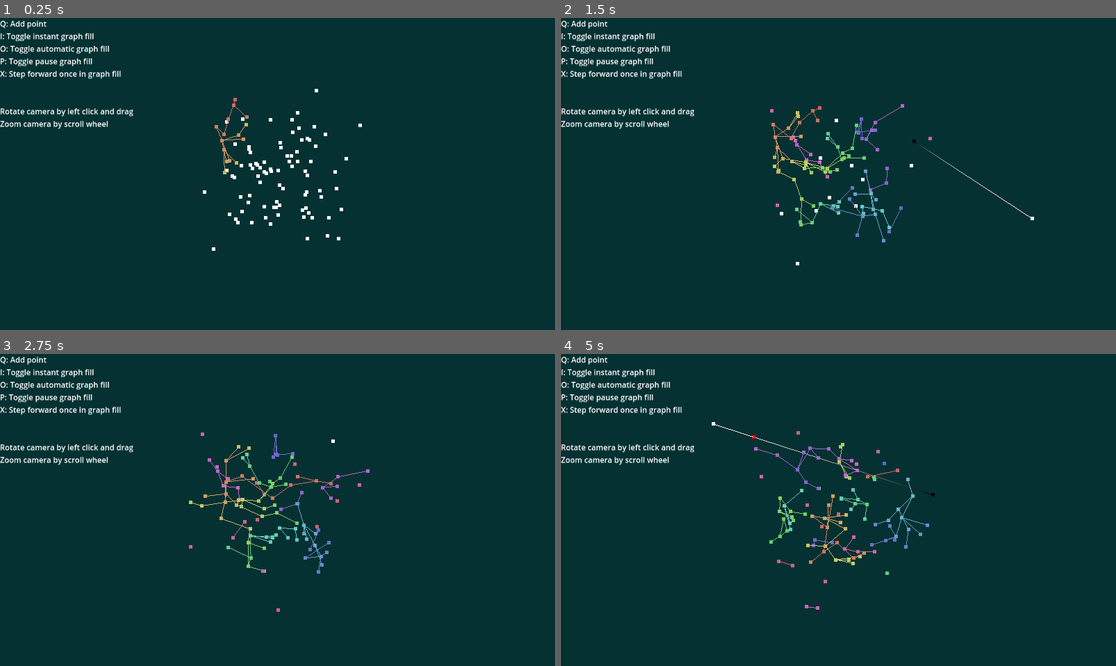
Above: before the commit, frames 1-4 (two rows, left to right).
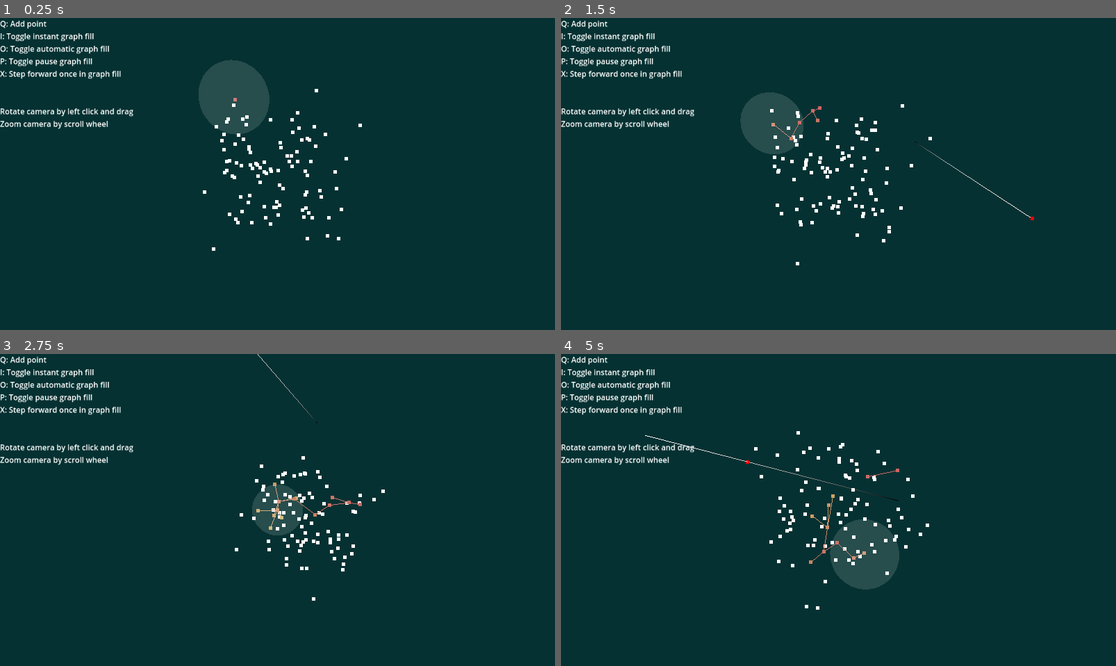
Above: after the commit, the same moments.

Repository: Homshnogen/Unit-Disk-Graph-3D
Game: Godot game, scene res://main.tscn
Two runs of this game, one before a commit and one after it. Both use one fixed random seed, a clock stepped at 60 frames per second and the inputs below.
Inputs (mouse positions are in pixels of both pictures, inside the frame that each line leads up to):
- Up to frame 1 (0.25 s): no input
- Up to frame 2 (1.5 s): move the mouse to (960, 158) at 0.52 s; hold X (step_forward) 0.53-1.25 s; tap Q (place_point) at 0.6 s; click (960, 158) at 0.67 s; tap K (test) at 0.8 s; drag from (727, 189) to (810, 236) at 1.27 s
- Up to frame 3 (2.75 s): tap Enter at 2 s; move the mouse to (333, 441) at 2.02 s; hold X (step_forward) from 2.03 s (still down); tap S (sphere_view, bound only after the commit) at 2.1 s; tap Q (place_point) at 2.3 s
- Up to frame 4 (5 s): release X (step_forward) at 2.75 s; tap R (reset_points) at 2.75 s; drag from (810, 572) to (672, 463) at 2.77 s; move the mouse to (1005, 556) at 3.52 s; press the mouse at (1005, 556) at 3.53 s; tap S (sphere_view, bound only after the commit) at 3.8 s; release the mouse at (1005, 556) at 4.25 s; drag from (672, 463) to (755, 432) at 4.27 s

The runs differ from the first frame. In frame 1, 2.5% of the frame differs, in the area x 35-49%, y 13-51%; in frame 2, 2.5%; in frame 3, 2.6%; in frame 4, 3.1%, in the area x 15-68%, y 21-82%.

Commit message:
added sphere around current point

Diff:
--- a/GimbalCamera.gd
+++ b/GimbalCamera.gd
@@ -11,7 +11,8 @@
 var camera : Camera3D
 var place_hint : MeshInstance3D
 var place_hint_vertices : PackedVector3Array
-var place_hint_point : MeshInstance3D
+var place_hint_point : Vector3
+var place_hint_point_mesh : MeshInstance3D
 # Called when the node enters the scene tree for the first time.
 func _ready():
 	active_pose = 0
@@ -61,24 +62,24 @@
 			#var pln := mousevec.cross(camera.project_ray_normal(Vector2(mouse.x, mouse.y + 1)))
 			#var t := pln.dot(camerapos-place_hint_vertices[0]) / pln.dot(place_hint_vertices[1] - place_hint_vertices[0])
 		t2 = clampf(t2, 0.00001, 0.99999)
-		var point := place_hint_vertices[0] + t2*(place_hint_vertices[1]-place_hint_vertices[0])
+		place_hint_point = place_hint_vertices[0] + t2*(place_hint_vertices[1]-place_hint_vertices[0])
 		#point = camera.project_position(point1, 1.0)
 
 		var array_mesh = ArrayMesh.new()
 		var arrs = []
 		arrs.resize(Mesh.ARRAY_MAX)
 		var colors : PackedColorArray = [Color.RED]
-		arrs[Mesh.ARRAY_VERTEX] = PackedVector3Array([point])
+		arrs[Mesh.ARRAY_VERTEX] = PackedVector3Array([place_hint_point])
 		arrs[Mesh.ARRAY_COLOR] = colors
 		array_mesh.add_surface_from_arrays(PrimitiveMesh.PRIMITIVE_POINTS, arrs)
 
 		var mesh_instance = MeshInstance3D.new()
 		mesh_instance.mesh = array_mesh
 		mesh_instance.set_surface_override_material(0, ResourceLoader.load("res://point_material.tres", "Material") as Material)
-		if place_hint_point :
-			place_hint_point.queue_free()
+		if place_hint_point_mesh :
+			place_hint_point_mesh.queue_free()
 		add_child(mesh_instance)
-		place_hint_point = mesh_instance
+		place_hint_point_mesh = mesh_instance
 	return
 	var tf := 1.0 - pow(0.01, delta) # 1 -> 0.99
 	camera.transform = camera.transform.interpolate_with(Poses[active_pose].transform, tf)
@@ -97,21 +98,21 @@
 	var lines : PackedInt32Array = [0, 1]
 	arrs[Mesh.ARRAY_VERTEX] = place_hint_vertices
 	arrs[Mesh.ARRAY_COLOR] = colors
-	array_mesh.add_surface_from_arrays(PrimitiveMesh.PRIMITIVE_POINTS, arrs)
+	# array_mesh.add_surface_from_arrays(PrimitiveMesh.PRIMITIVE_POINTS, arrs)
 	arrs[Mesh.ARRAY_INDEX] = lines
 	array_mesh.add_surface_from_arrays(PrimitiveMesh.PRIMITIVE_LINES, arrs)
 
 	var mesh_instance = MeshInstance3D.new()
 	mesh_instance.mesh = array_mesh
-	mesh_instance.set_surface_override_material(0, ResourceLoader.load("res://point_material.tres", "Material") as Material)
-	mesh_instance.set_surface_override_material(1, ResourceLoader.load("res://line_material.tres", "Material") as Material)
+	# mesh_instance.set_surface_override_material(0, ResourceLoader.load("res://point_material.tres", "Material") as Material)
+	mesh_instance.set_surface_override_material(0, ResourceLoader.load("res://line_material.tres", "Material") as Material)
 	if place_hint :
 		place_hint.queue_free()
 	add_child(mesh_instance)
 	place_hint = mesh_instance
 
 var local_camera_distance := 1.0
-
+var sphere_view := false
 func _input(event):
 	if event is InputEventScreenDrag:
 		print_debug("drag") # for touchscreens
@@ -135,11 +136,19 @@
 			local_camera_distance += 0.05
 			print(local_camera_distance)
 	elif Input.is_action_just_pressed("test") :
-		if (place_hint_vertices) :
+		if place_hint_vertices :
 			var mouse := get_viewport().get_mouse_position()
 			var C := camera.unproject_position(place_hint_vertices[0])
 			var D := camera.unproject_position(place_hint_vertices[1]) - C
 			print_debug(mouse, C, D)
+	elif Input.is_action_just_pressed("sphere_view") :
+		sphere_view = !sphere_view
+		if sphere_view :
+			reparent(get_node("/root/Main/PointCloud/Sphere"))
+			position = Vector3i.ZERO
+		else :
+			reparent(get_node("/root/Main"))
+			position = Vector3i.ZERO
 	pass
 
 func rotate_camera(angle : float):
--- a/PointCloud.gd
+++ b/PointCloud.gd
@@ -8,7 +8,9 @@
 var vertices : PackedVector3Array
 var lines : PackedInt32Array
 var colors : PackedColorArray
-var mesh_instance : MeshInstance3D
+var point_cloud_mesh : MeshInstance3D
+var sphere : Node3D
+var sphere_mesh : MeshInstance3D
 
 var cells : Dictionary # (Vector3i, Cell)
 
@@ -21,6 +23,8 @@
 
 # Called when the node enters the scene tree for the first time.
 func _ready():
+	sphere = $Sphere
+	sphere_mesh = $Sphere/MeshInstance3D
 	scale = Vector3(1/scalef, 1/scalef, 1/scalef)
 	bfs_state = bfs_Controller.new()
 	reset_points()
@@ -36,7 +40,7 @@
 
 var compound_time := 0.0
 # maybe make this into enum state (paused, auto, instant)
-var bfs_speed := 0.00
+var bfs_tick := 0.125
 
 func _process(delta):
 	match GlobalState.state:
@@ -47,8 +51,8 @@
 				update_mesh()
 		GlobalState.STATE_AUTO :
 			compound_time += delta
-			if (compound_time >= bfs_speed) :
-				compound_time -= bfs_speed
+			if (compound_time >= bfs_tick) :
+				compound_time -= bfs_tick
 				bfs_next.emit()
 				update_mesh()
 		# GlobalState.STATE_PAUSED :
@@ -61,6 +65,7 @@
 	bfs(bfs_state)
 
 func setup_search(): # organizes vertices into unit grid cells which are aware of their neighbors
+	sphere.visible = false
 	cells.clear()
 	for i in range(vertices.size()):
 		var point := vertices[i]
@@ -97,16 +102,18 @@
 	await bfs_next
 	if !state.running :
 		return
-
+	sphere.visible = true
 	while (!bfs_points.is_empty()) :
 		if bfs_queue.is_empty() :
 			bfs_queue.push_back(bfs_points.pop_back())
 			colors[bfs_queue[0]] = Color.from_hsv(colori/vertices.size(), 0.5, 0.8)
 			colori += 1.0
-			await bfs_next
-			if !state.running :
-				return
 		var point := vertices[bfs_queue[0]]
+		sphere.position = point
+		await bfs_next
+		if !state.running :
+			return
+
 		var cell : Cell = cells[Vector3i(floori(point.x), floori(point.y), floori(point.z))] # must exist
 		var i := 0
 		while i < cell.points.size() :
@@ -154,12 +161,12 @@
 				#n2.neighbors.remove_at(n2.neighbors.find(cell))
 			#cells.erase(cell.key)
 		bfs_queue.pop_front()
+	sphere.visible = false
 	state.running = false
 
 func update_mesh():
-	for n in get_children():
-		remove_child(n)
-		n.queue_free()
+	if point_cloud_mesh :
+		point_cloud_mesh.queue_free()
 
 	var array_mesh = ArrayMesh.new()
 	var arrs = []
@@ -171,12 +178,12 @@
 		arrs[Mesh.ARRAY_INDEX] = lines
 		array_mesh.add_surface_from_arrays(PrimitiveMesh.PRIMITIVE_LINES, arrs)
 
-	mesh_instance = MeshInstance3D.new()
-	mesh_instance.mesh = array_mesh
-	mesh_instance.set_surface_override_material(0, point_material)
+	point_cloud_mesh = MeshInstance3D.new()
+	point_cloud_mesh.mesh = array_mesh
+	point_cloud_mesh.set_surface_override_material(0, point_material)
 	if (lines.size() > 0) :
-		mesh_instance.set_surface_override_material(1, line_material)
-	add_child(mesh_instance)
+		point_cloud_mesh.set_surface_override_material(1, line_material)
+	add_child(point_cloud_mesh)
 
 func reset_points():
 	vertices = PackedVector3Array()
--- a/global_state.gd
+++ b/global_state.gd
@@ -10,7 +10,6 @@
 func _ready():
 	pass # Replace with function body.
 
-
 # Called every frame. 'delta' is the elapsed time since the previous frame.
 func _process(delta):
 	pass
--- a/main.tscn
+++ b/main.tscn
@@ -1,10 +1,16 @@
-[gd_scene load_steps=6 format=3 uid="uid://c3pcaybieu1uj"]
+[gd_scene load_steps=8 format=3 uid="uid://c3pcaybieu1uj"]
 
 [ext_resource type="Script" path="res://PointCloud.gd" id="1_gxch6"]
 [ext_resource type="Script" path="res://GimbalCamera.gd" id="2_igwio"]
 [ext_resource type="Material" uid="uid://bollnhm40yjry" path="res://point_material.tres" id="2_ir81f"]
 [ext_resource type="Material" uid="uid://dx4ptsf34ckqp" path="res://line_material.tres" id="3_mpno3"]
 [ext_resource type="Environment" uid="uid://dmu17v8qg0ikm" path="res://new_environment.tres" id="5_2an0l"]
+[ext_resource type="Material" uid="uid://ddblbqrwkf3qj" path="res://sphere_material_3d.tres" id="5_kdf0v"]
+
+[sub_resource type="SphereMesh" id="SphereMesh_w2qq1"]
+material = ExtResource("5_kdf0v")
+radial_segments = 32
+rings = 16
 
 [node name="Main" type="Node3D"]
 metadata/_edit_lock_ = true
@@ -17,6 +23,14 @@
 script = ExtResource("1_gxch6")
 point_material = ExtResource("2_ir81f")
 line_material = ExtResource("3_mpno3")
+
+[node name="Sphere" type="Node3D" parent="PointCloud"]
+visible = false
+
+[node name="MeshInstance3D" type="MeshInstance3D" parent="PointCloud/Sphere"]
+transform = Transform3D(2, 0, 0, 0, 2, 0, 0, 0, 2, 0, 0, 0)
+transparency = 1.0
+mesh = SubResource("SphereMesh_w2qq1")
 
 [node name="GimbalCamera" type="Node3D" parent="." node_paths=PackedStringArray("point_cloud")]
 script = ExtResource("2_igwio")
--- a/project.godot
+++ b/project.godot
@@ -66,6 +66,11 @@
 "events": [Object(InputEventKey,"resource_local_to_scene":false,"resource_name":"","device":-1,"window_id":0,"alt_pressed":false,"shift_pressed":false,"ctrl_pressed":false,"meta_pressed":false,"pressed":false,"keycode":0,"physical_keycode":75,"key_label":0,"unicode":107,"echo":false,"script":null)
 ]
 }
+sphere_view={
+"deadzone": 0.5,
+"events": [Object(InputEventKey,"resource_local_to_scene":false,"resource_name":"","device":-1,"window_id":0,"alt_pressed":false,"shift_pressed":false,"ctrl_pressed":false,"meta_pressed":false,"pressed":false,"keycode":0,"physical_keycode":83,"key_label":0,"unicode":115,"echo":false,"script":null)
+]
+}
 
 [rendering]
 
--- /dev/null
+++ b/sphere_material_3d.tres
@@ -0,0 +1,8 @@
+[gd_resource type="StandardMaterial3D" format=3 uid="uid://ddblbqrwkf3qj"]
+
+[resource]
+transparency = 1
+shading_mode = 0
+specular_mode = 2
+vertex_color_use_as_albedo = true
+albedo_color = Color(1, 1, 1, 0.133333)
Not shown, changed: export_presets.cfg
